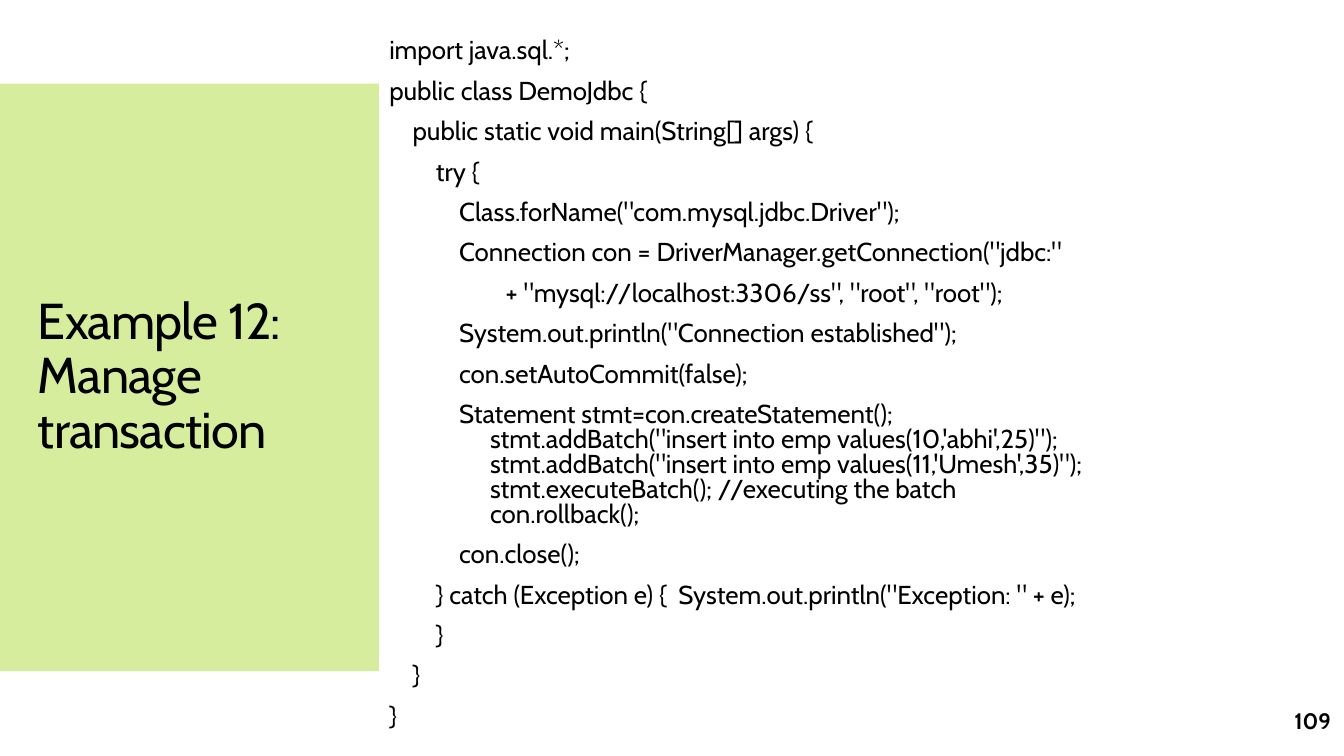
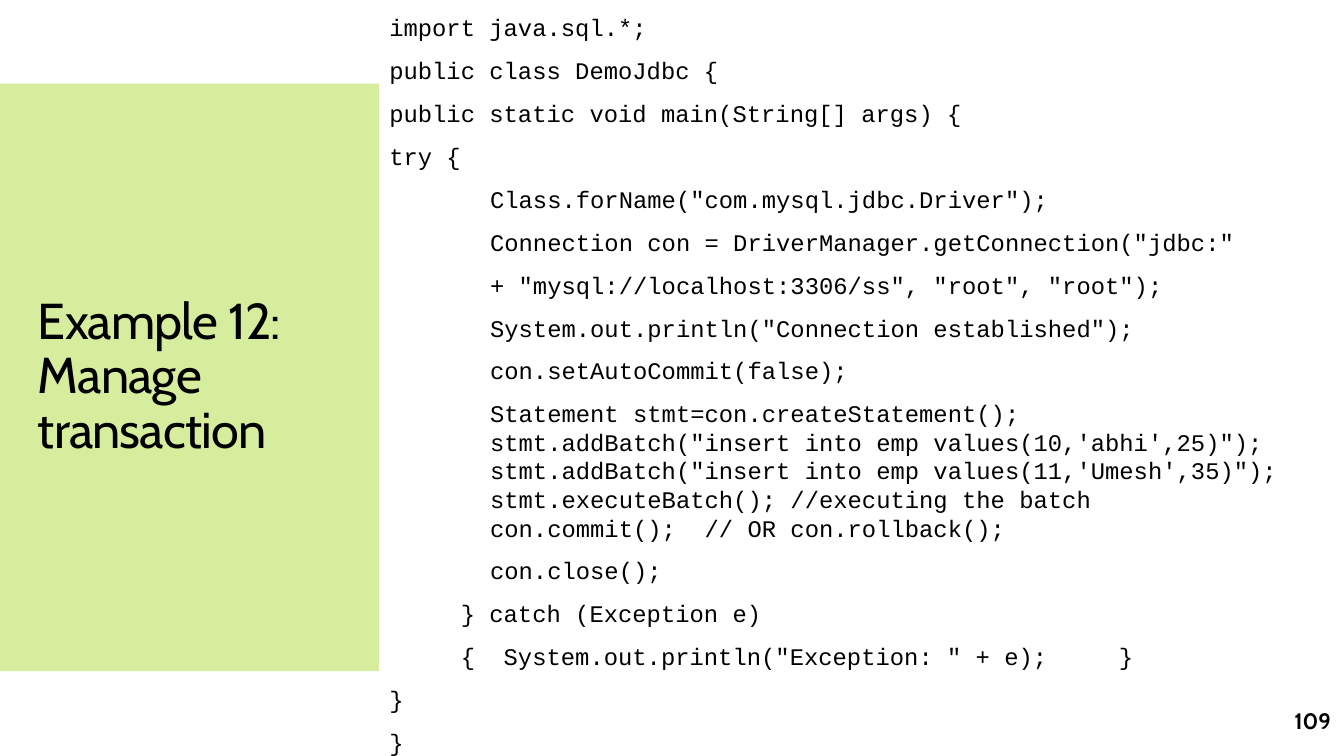
Before and after one commit to jrambasana/AJP2022-code, a slide deck: slide 109 of AJP Slides/AJP - Unit 2 - JDBC.pptx. Drawn at 1344x756 pixels with LibreOffice and Linux fonts; fonts in the diff are those of the drawing. Boxes give left, top, right and bottom in pixels: in the first picture for what was removed or moved away, otherwise in the second. Text is boxed around its words. In the diff, an @@ line names an element or a change of style, - is before the commit and + after.

```diff
--- a/AJP Slides/AJP - Unit 2 - JDBC.pptx
+++ b/AJP Slides/AJP - Unit 2 - JDBC.pptx
@@ text at [379,0,1344,755]: paragraph removed @@
-}
@@ text at [389,19,1276,584]: size 18.5 to 17 pt, font Cabin to Courier New in "import java.sql.*;", "public class DemoJdbc {", "public static void main(String[] args) {", "try {" and 12 more places; line spacing 1.3 to 1.5; line spacing 0.8 to 1 @@
@@ text at [490,519,1005,542]: text changed; size 18.5 to 17 pt; font Cabin to Courier New @@
-con.rollback();
+con.commit(); // OR con.rollback();
@@ text at [489,605,1047,670]: text changed; size 18.5 to 17 pt; font Cabin to Courier New @@
-} catch (Exception e) { System.out.println("Exception: " + e);
+} catch (Exception e)
+{ System.out.println("Exception: " + e); }
```
Also in this commit, not shown: 7 other slides changed.
